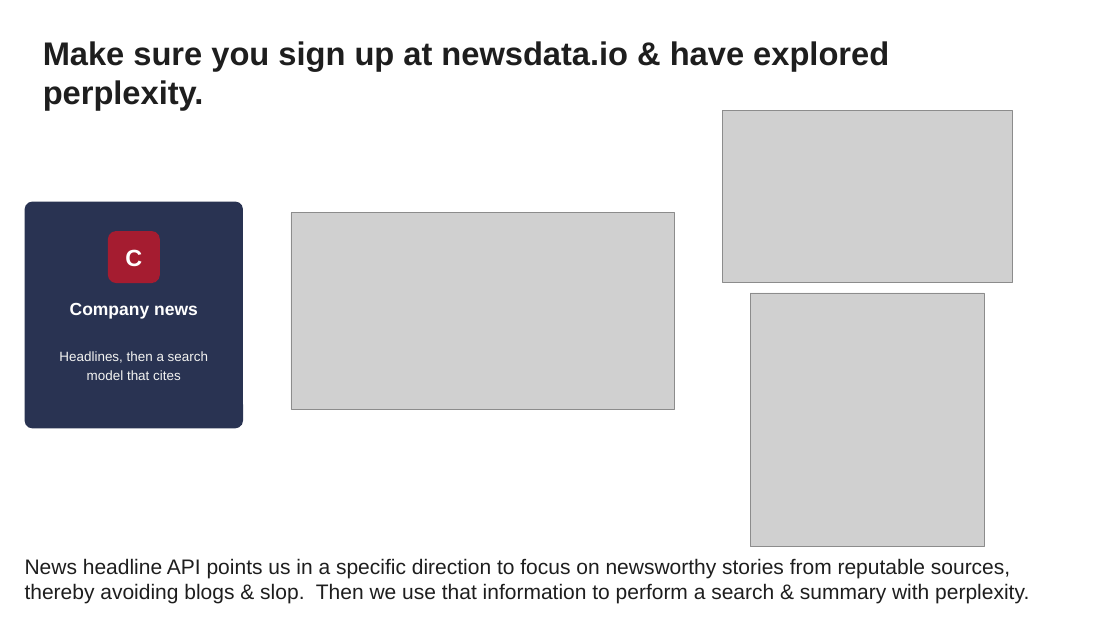
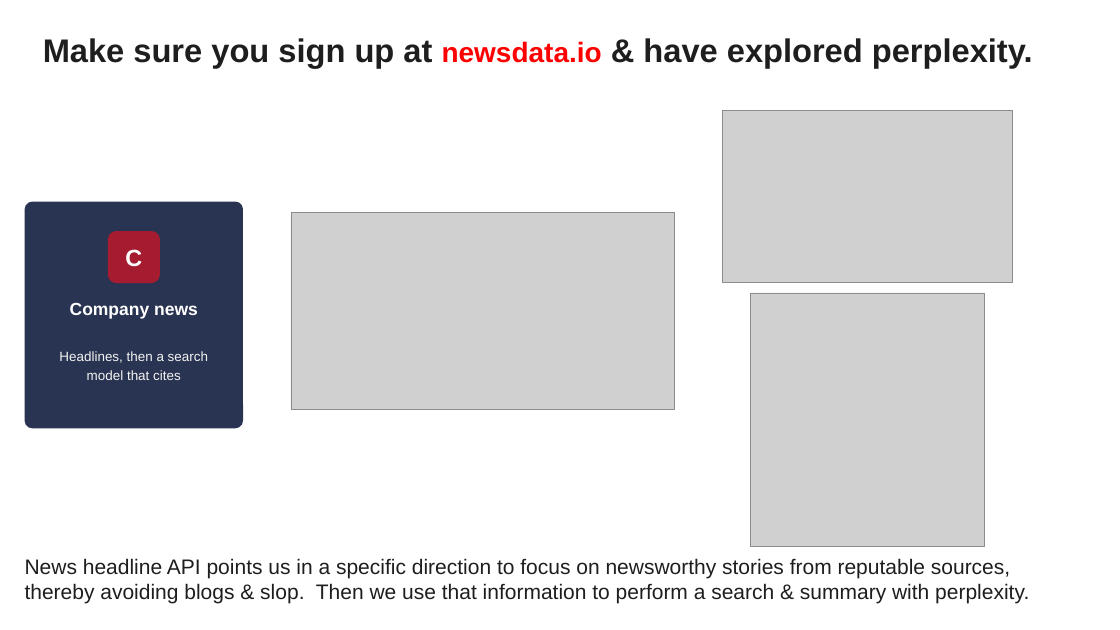
Before and after one commit to kwartler/vienna-genai-finance-course, a slide deck: slide 20 of lessons/day2-finance/A_Day2_Finance_LLM_Context_updated.pptx. Drawn at 1120x630 pixels with LibreOffice and Linux fonts; fonts in the diff are those of the drawing; grey boxes stand for pictures. Boxes give left, top, right and bottom in pixels: in the first picture for what was removed or moved away, otherwise in the second. Text is boxed around its words. In the diff, an @@ line names an element or a change of style, - is before the commit and + after.

Commit message:
typo

```diff
--- a/lessons/day2-finance/A_Day2_Finance_LLM_Context_updated.pptx
+++ b/lessons/day2-finance/A_Day2_Finance_LLM_Context_updated.pptx
@@ text "Make sure you sign up ..." at box(43, 38, 1033, 68): size 28 to 24 pt, text colour #1E1E1E to #FF0000 in "newsdata.io" @@
```
